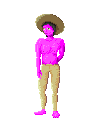
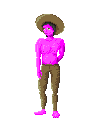
Layered file, before and after one edit (96x128). Changes by layer:
painted on "Background" over [35, 14, 60, 111]
